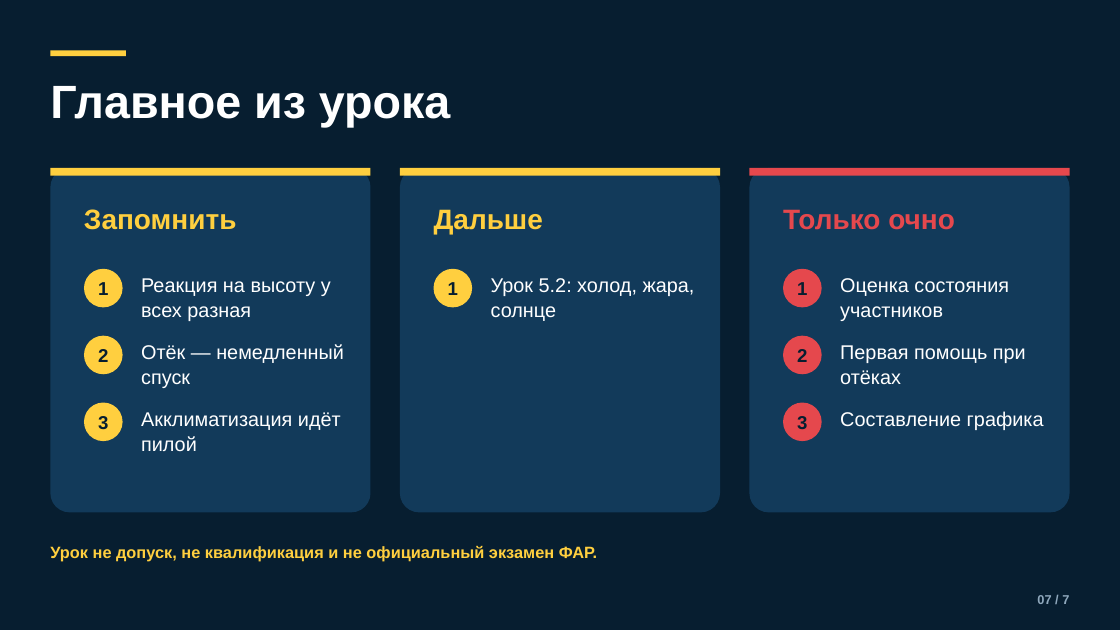
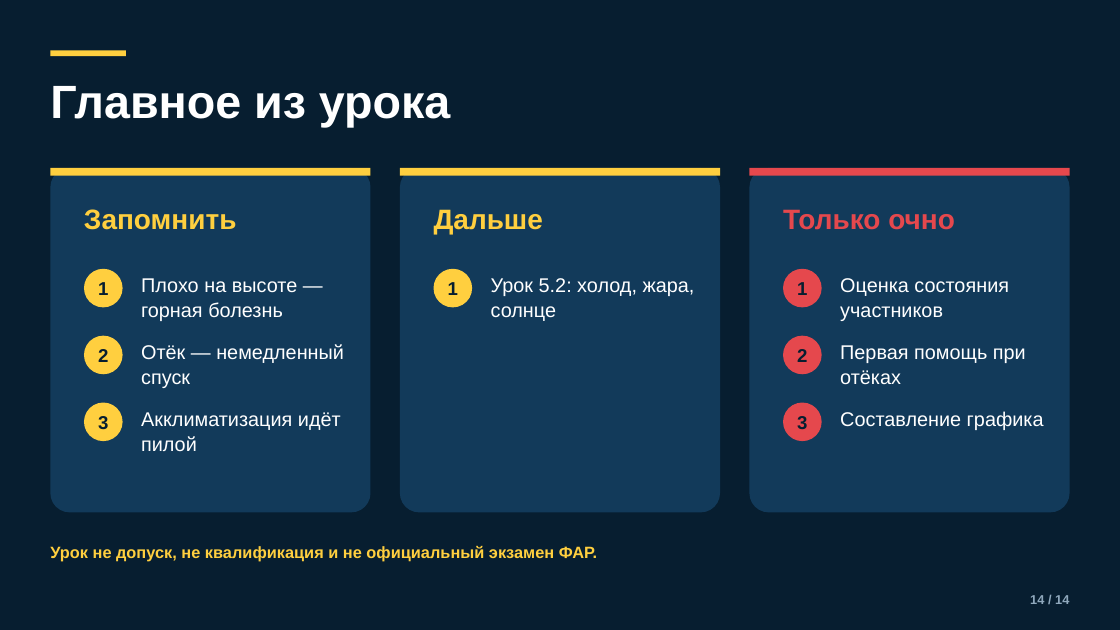
Before and after one commit to kirill54/far-education, a slide deck: slide 14 of presentations/lessons/M05-1_vysota-i-akklimatizaciya.pptx (slide 7 before the commit). Drawn at 1120x630 pixels with LibreOffice and Linux fonts; fonts in the diff are those of the drawing. Boxes give left, top, right and bottom in pixels: in the first picture for what was removed or moved away, otherwise in the second. Text is boxed around its words. In the diff, an @@ line names an element or a change of style, - is before the commit and + after.

```diff
--- a/presentations/lessons/M05-1_vysota-i-akklimatizaciya.pptx
+++ b/presentations/lessons/M05-1_vysota-i-akklimatizaciya.pptx
@@ text at bbox=[141, 278, 298, 321]: text changed @@
-Реакция на высоту у всех разная
+Плохо на высоте — горная болезнь
@@ text at bbox=[1030, 595, 1069, 604]: text changed @@
-07 / 7
+14 / 14
```
Also in this commit, not shown: 5 other slides changed, 8 slides added, 1 slide removed, 21 other files.
